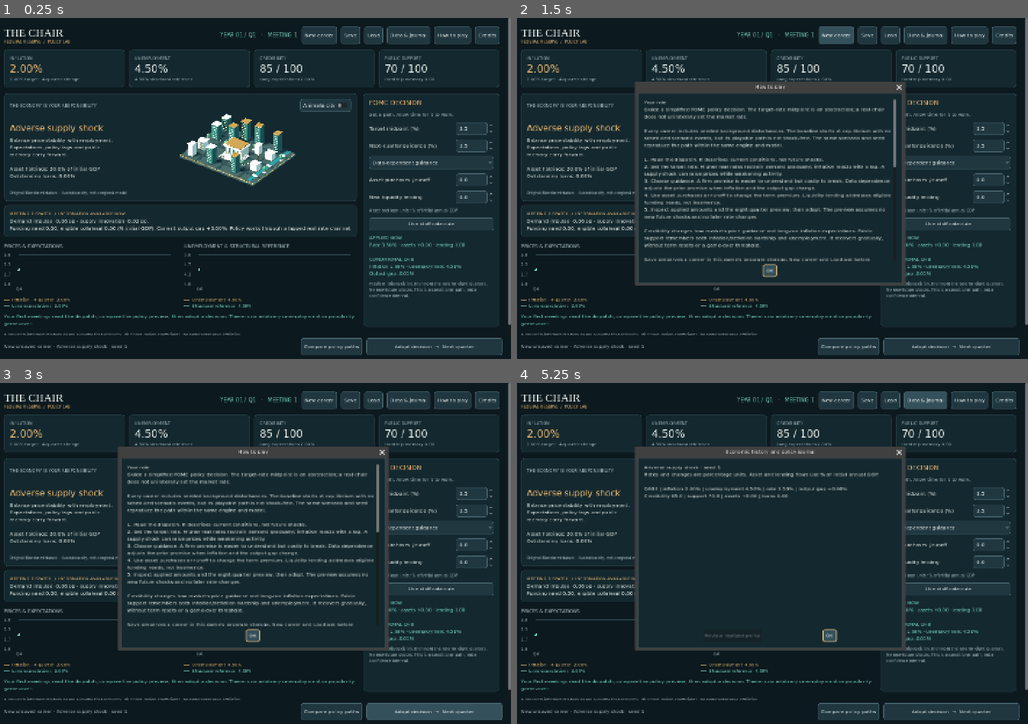
Above: before the commit, frames 1-4 (two rows, left to right).
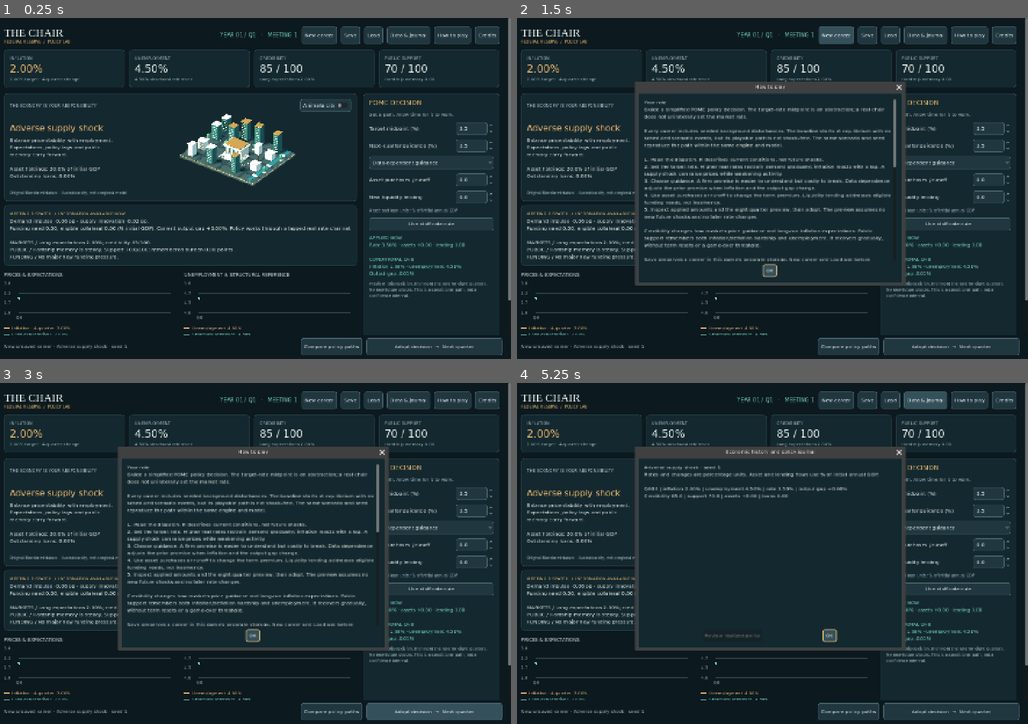
Above: after the commit, the same moments.

Repository: ihearttokyo/fed-chairman-game
Game: Godot game, scene res://main.tscn
The game is run twice, just before and just after one commit, with the same random seed, the same clock (stepped at 60 frames per second) and the same inputs.
Inputs:
- Up to frame 1 (0.25 s): no input
- Up to frame 2 (1.5 s): click "How to play" at 0.5 s; click "New career" at 1.25 s
- Up to frame 3 (3 s): click "New career" at 2 s; click "Adopt decision → Next quarter" at 2.75 s
- Up to frame 4 (5.25 s): click "Adopt decision → Next quarter" at 3.5 s; click "OK" at 4.25 s; click "Data & journal" at 5 s

The runs differ from the first frame. In frame 1, 3.1% of the frame differs, in the area x 0-100%, y 63-94%; in frame 2, 2.3%; in frame 3, 2.3%; in frame 4, 2.3%.

Commit message:
Add replay-derived offline situation briefings

Diff:
--- a/game/play/career.gd
+++ b/game/play/career.gd
@@ -41,6 +41,30 @@
 
 func current_briefing() -> Dictionary:
 	return shocks[decisions.size()].duplicate(true) if decisions.size() < shocks.size() else {}
+
+func situation_briefing() -> String:
+	if state.is_empty():
+		return ""
+	var previous: Dictionary = history[-2] if history.size() > 1 else state
+	var market := "Long expectations %.2f%%; credibility %.0f/100." % [state.expected_long_inflation_pct, 100 * state.credibility]
+	if previous.guidance_active:
+		market += " Last evaluated promise: %.1f/100 follow-through." % (100 * state.guidance_followthrough_score)
+	elif state.guidance_active:
+		market += " Your first announcement awaits its follow-through meeting."
+	var public := "Hardship memory is building." if state.public_hardship_memory > previous.public_hardship_memory else "Hardship memory is easing." if state.public_hardship_memory < previous.public_hardship_memory else "Hardship memory is steady."
+	public += " Support %.1f/100; remembered burden %.2f points." % [state.public_support, state.public_hardship_memory]
+	var current: Dictionary = current_briefing()
+	var funding := "No major new funding pressure."
+	if current.get("funding_need_pct_initial_gdp", 0.0) > 0.1:
+		var recurring: bool = not decisions.is_empty() and shocks[decisions.size() - 1].get("funding_need_pct_initial_gdp", 0.0) > 0.1
+		funding = "Funding pressure continues." if recurring else "New funding pressure."
+	elif state.solvency_risk_wedge_pct > 0.1:
+		funding = "Funding aftermath: credit impairment remains; lending cannot repair capital."
+	elif state.outstanding_liquidity_pct_initial_gdp > 0.1:
+		funding = "Funding aftermath: outstanding loans still unwind through repayment."
+	if not decisions.is_empty():
+		funding += " Last decision: lending %.2f; uncovered %.2f (%% initial GDP)." % [state.liquidity_applied_pct_initial_gdp, state.uncovered_funding_pct_initial_gdp]
+	return "MARKETS / %s\nPUBLIC / %s\nFUNDING / %s" % [market, public, funding]
 
 func forecast(policy: Dictionary) -> Dictionary:
 	var projected: Dictionary = state.duplicate(true)
--- a/game/play/main.gd
+++ b/game/play/main.gd
@@ -382,6 +382,7 @@
 		chart.queue_redraw()
 	var shock: Dictionary = career.current_briefing()
 	briefing.text = "Demand impulse %+.2f pp · supply innovation %+.2f pp.\nFunding need %.2f; eligible collateral %.2f (% …(389 unchanged characters)…
+	briefing.text += "\n\n" + career.situation_briefing()
 	if reset_controls:
 		loading_controls = true
 		rate.value = s.policy_rate_pct
--- a/game/tests/career_test.gd
+++ b/game/tests/career_test.gd
@@ -6,6 +6,12 @@
 		failures += 1
 		printerr("FAIL: " + message)
 func _initialize() -> void:
+	check_situation_briefing()
+	if OS.get_cmdline_user_args().has("--situation-only"):
+		if failures == 0:
+			print("PASS: offline situation continuity, replay and no future spoilers")
+		quit(1 if failures else 0)
+		return
 	var career := Career.new()
 	check(career.start("supply_shock", 417).ok, "scenario starts")
 	var initial: Dictionary = career.state.duplicate(true)
@@ -85,3 +91,53 @@
 	if failures == 0:
 		print("PASS: career progression, forecast isolation, validated lossless saves and 49-quarter continuity")
 	quit(1 if failures else 0)
+
+func check_situation_briefing() -> void:
+	var untreated := Career.new()
+	untreated.start("funding_stress", 41)
+	check(untreated.has_method("situation_briefing"), "career exposes current-only market/public/funding interpretation")
+	if not untreated.has_method("situation_briefing"):
+		return
+	var preserved := untreated.encode()
+	var initial_state: Dictionary = untreated.state.duplicate(true)
+	var initial_history: Array = untreated.history.duplicate(true)
+	var initial: String = untreated.call("situation_briefing")
+	check(initial.contains("MARKETS /") and initial.contains("PUBLIC /") and initial.contains("FUNDING /"), "situation distinguishes markets, households and funding")
+	check(untreated.encode() == preserved and untreated.state == initial_state and untreated.history == initial_history, "reading interpretation cannot mutate live state, history or the save")
+	untreated.shocks[200].funding_need_pct_initial_gdp = 9.0
+	check(untreated.call("situation_briefing") == initial, "interpretation cannot inspect unknown future events")
+	untreated.restore(bytes_to_var(preserved))
+	for q in range(4):
+		untreated.advance(untreated.model.benchmark_policy(untreated.state, untreated.params, "hold"))
+	check(untreated.call("situation_briefing").contains("New funding pressure"), "first disclosed large need begins the funding storyline")
+	var assisted := Career.new()
+	check(assisted.restore(bytes_to_var(untreated.encode())).ok, "paired funding career replays actual decisions")
+	var policy: Dictionary = untreated.model.benchmark_policy(untreated.state, untreated.params, "hold")
+	untreated.advance(policy)
+	policy.liquidity_request_pct_initial_gdp = 5.0
+	assisted.advance(policy)
+	var no_lending: String = untreated.call("situation_briefing")
+	var lending: String = assisted.call("situation_briefing")
+	check(no_lending.contains("Funding pressure continues") and lending.contains("Funding pressure continues"), "recurring disclosed needs retain the crisis rather than restarting it")
+	check(no_lending != lending and lending.contains("uncovered %.2f" % assisted.state.uncovered_funding_pct_initial_gdp), "actual lending and collateral constraints change the funding interpretation")
+	for campaign in [untreated, assisted]:
+		campaign.advance(campaign.model.benchmark_policy(campaign.state, campaign.params, "hold"))
+		var aftermath: String = campaign.call("situation_briefing")
+		check(aftermath.contains("Funding aftermath") and aftermath.contains("credit impairment"), "credit impairment survives the end of large scheduled needs")
+		var replay := Career.new()
+		check(replay.restore(bytes_to_var(campaign.encode())).ok and replay.call("situation_briefing") == aftermath, "story continuity derives losslessly from replay without new save fields")
+		var encoded: PackedByteArray = campaign.encode()
+		var state_before: Dictionary = campaign.state.duplicate(true)
+		var history_before: Array = campaign.history.duplicate(true)
+		campaign.forecast(campaign.model.benchmark_policy(campaign.state, campaign.params, "feedback"))
+		check(campaign.encode() == encoded and campaign.state == state_before and campaign.history == history_before and campaign.call("situation_briefing") == aftermath, "preview cannot mutate live state, history or the storyline")
+	var recovery := Career.new()
+	recovery.start("base", 1)
+	var initial_recovery: Dictionary = recovery.model.initial_state(recovery.params, {"public_hardship_memory": 10.0, "public_support": 35.0})
+	check(initial_recovery.ok, "public recovery fixture uses validated model initialization")
+	if initial_recovery.ok:
+		recovery.state = initial_recovery.state
+		recovery.history = [recovery.state.duplicate(true)]
+		recovery.shocks[0] = {}
+		recovery.advance(recovery.model.benchmark_policy(recovery.state, recovery.params, "hold"))
+		check(recovery.call("situation_briefing").contains("Hardship memory is easing"), "forgiveness follows actual decaying hardship memory")
--- a/game/tests/ui_test.gd
+++ b/game/tests/ui_test.gd
@@ -68,6 +68,23 @@
 	check(game._decision_briefing().contains("CURRENT MEETING / REQUESTED AND APPLIED") and game.career.encode() == preserved, "terminal comparison remains available without changing completed history")
 	game._start_career("supply_shock", 1)
 	check(game.quarter_label.text == "YEAR 01 / Q1   ·   MEETING 1" and not game.decision_button.disabled and game.decision_button.text == "Adopt decision  →  Next quarter", "new career restores ordinary meeting and action labels")
+func check_situation_ui(game: Control) -> void:
+	check(game.briefing.text.contains("MARKETS /") and game.briefing.text.contains("PUBLIC /") and game.briefing.text.contains("FUNDING /"), "shared cockpit refresh exposes offline situation interpretation")
+	game._start_career("funding_stress", 41)
+	for q in range(4):
+		game.career.advance(game.career.model.benchmark_policy(game.career.state, game.career.params, "hold"))
+	game._refresh(true)
+	check(game.briefing.text.contains("New funding pressure") and game.briefing.text.contains("Funding need"), "interpretation retains the exact numerical dispatch")
+	game.liquidity.value = 5.0
+	game._advance()
+	check(game.briefing.text.ends_with(game.career.situation_briefing()) and game.briefing.text.contains("Funding pressure continues"), "actual UI adoption advances the ongoing crisis readout")
+	var text: String = game.briefing.text
+	check(game.career.restore(bytes_to_var(game.career.encode())).ok, "UI readout uses real replay restoration")
+	game._refresh(true)
+	check(game.briefing.text == text, "shared load refresh restores identical situation text")
+	game._start_career("base", 41)
+	check(game.briefing.text.contains("No major new funding pressure") and not game.briefing.text.contains("Funding pressure continues"), "new career cannot retain the previous crisis storyline")
+	game._start_career("supply_shock", 1)
 func check_custom_guidance(game: Control) -> void:
 	check(game.commitment.item_count == 3, "player can choose custom conditional guidance")
 	if game.commitment.item_count != 3:
@@ -267,6 +284,13 @@
 	var game = load("res://main.tscn").instantiate()
 	root.add_child(game)
 	await process_frame
+	check_situation_ui(game)
+	if OS.get_cmdline_user_args().has("--situation-only"):
+		if failures == 0:
+			print("PASS: situation briefing in shared cockpit")
+		game.free()
+		quit(1 if failures else 0)
+		return
 	await check_terminal_career(game)
 	if OS.get_cmdline_user_args().has("--terminal-only"):
 		if failures == 0:
Not shown, changed: game/README.md
